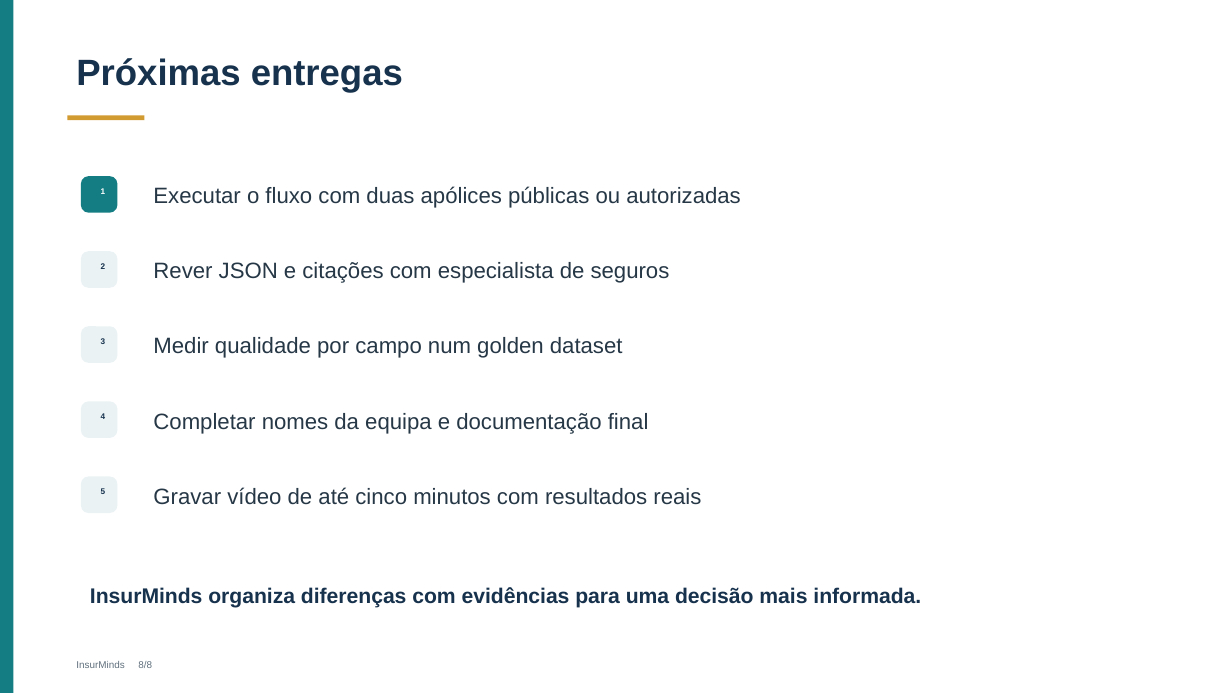
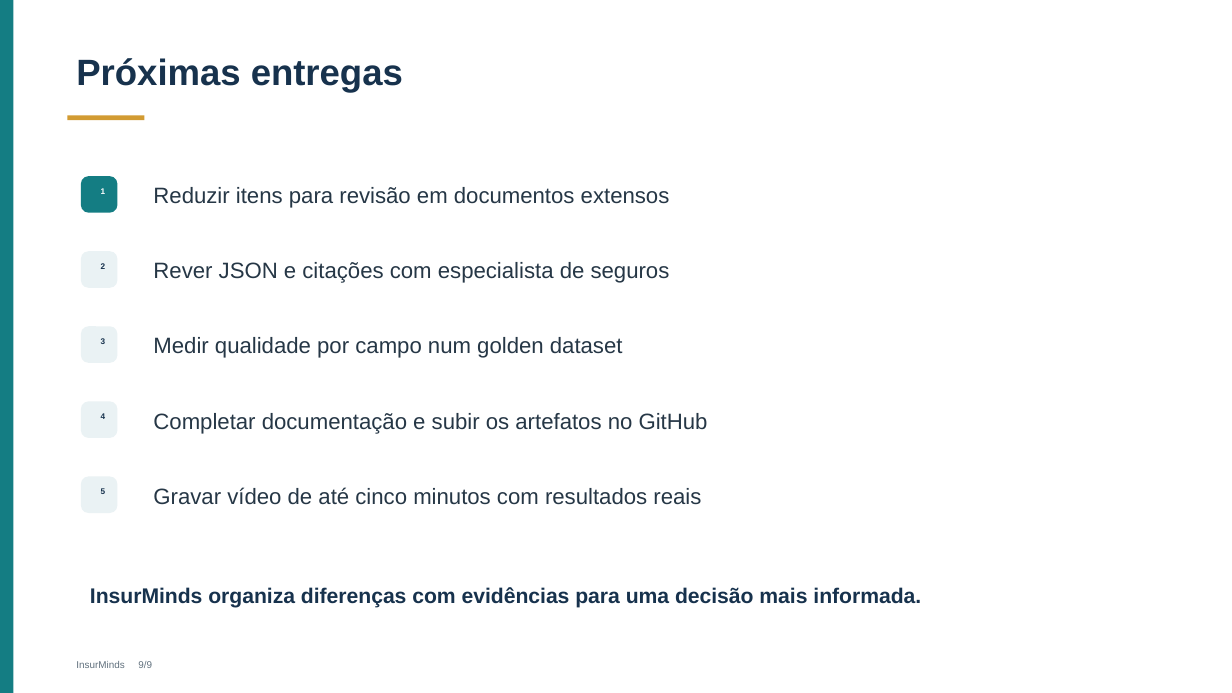
Before and after one commit to jhenifferg/insurminds-do-policy-analyzer, a slide deck: slide 9 of Projeto_Final_Artefatos/InsurMinds_Projeto_Final.pptx (slide 8 before the commit). Drawn at 1232x693 pixels with LibreOffice and Linux fonts; fonts in the diff are those of the drawing. Boxes give left, top, right and bottom in pixels: in the first picture for what was removed or moved away, otherwise in the second. Text is boxed around its words. In the diff, an @@ line names an element or a change of style, - is before the commit and + after.

```diff
--- a/Projeto_Final_Artefatos/InsurMinds_Projeto_Final.pptx
+++ b/Projeto_Final_Artefatos/InsurMinds_Projeto_Final.pptx
@@ text at <box>153,187,670,208</box>: text changed @@
-Executar o fluxo com duas apólices públicas ou autorizadas
+Reduzir itens para revisão em documentos extensos
@@ text at <box>153,413,708,434</box>: text changed @@
-Completar nomes da equipa e documentação final
+Completar documentação e subir os artefatos no GitHub
```
Also in this commit, not shown: 7 other slides changed, 1 slide added, 1 other file.
